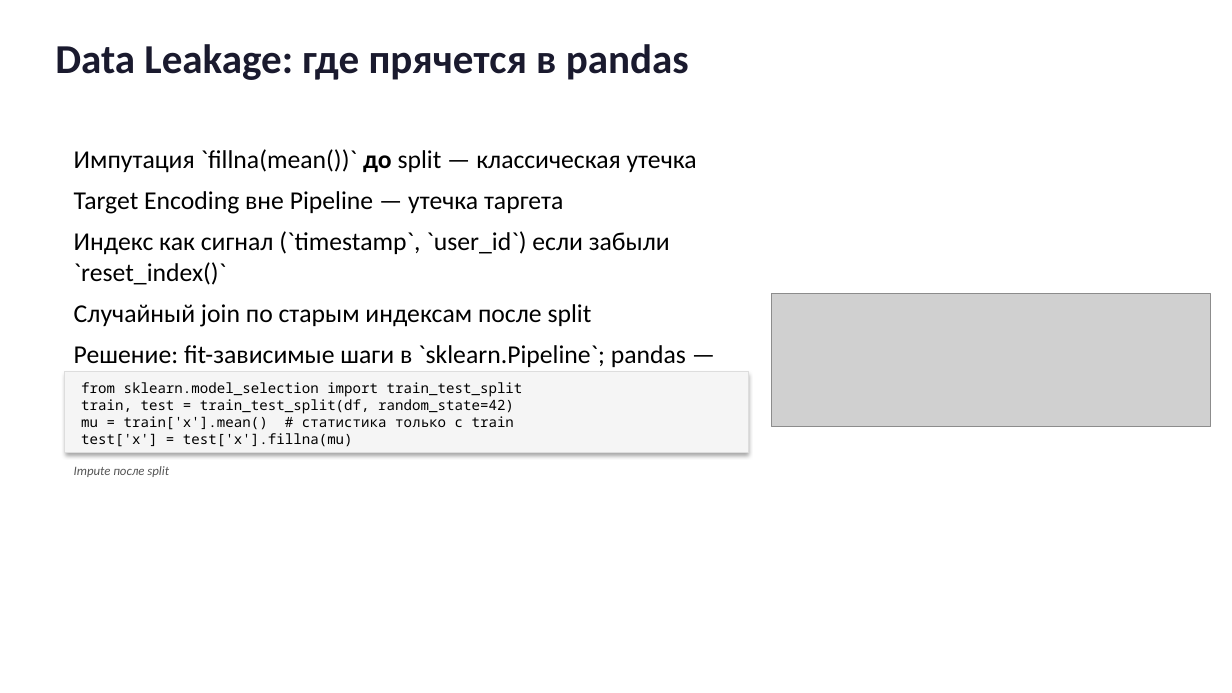
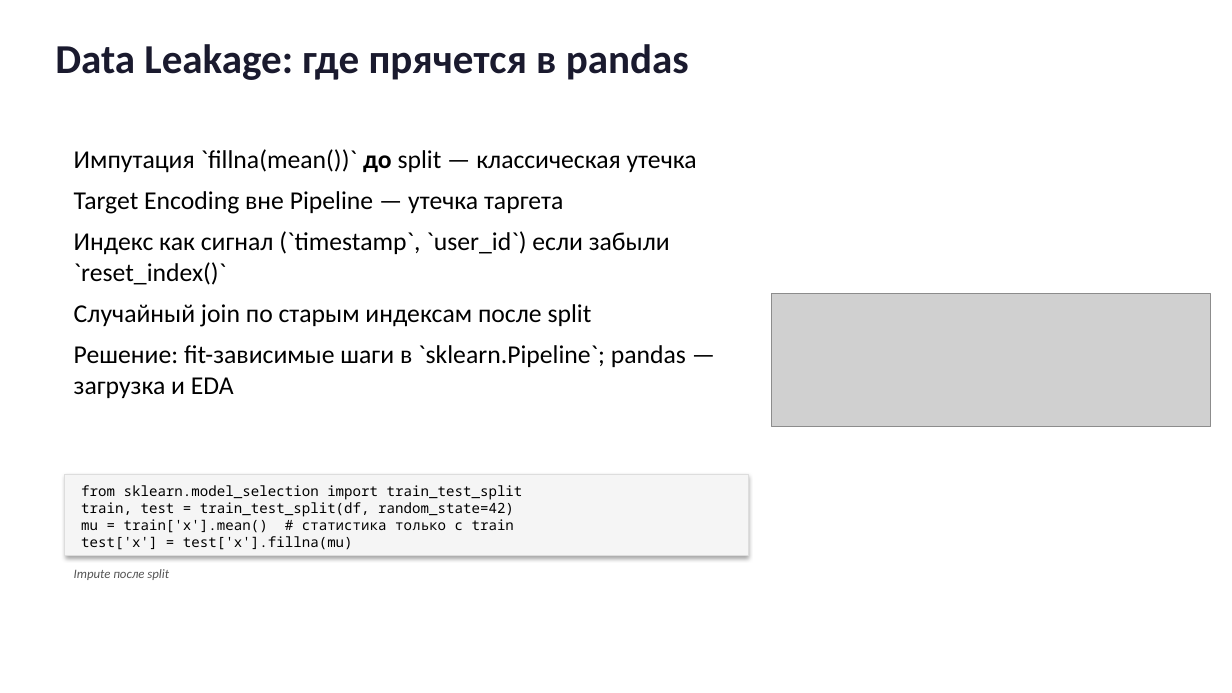
Before and after one commit to gurovic/ml-lessons, a slide deck: slide 21 of lessons/pandas/presentation.pptx. Drawn at 1232x693 pixels with LibreOffice and Linux fonts; fonts in the diff are those of the drawing; grey boxes stand for pictures. Boxes give left, top, right and bottom in pixels: in the first picture for what was removed or moved away, otherwise in the second. Text is boxed around its words. In the diff, an @@ line names an element or a change of style, - is before the commit and + after.

```diff
--- a/lessons/pandas/presentation.pptx
+++ b/lessons/pandas/presentation.pptx
@@ text "Импутация `fillna(mean())` до split — ..." rewrapped from (x1=74, y1=149, x2=697, y2=367) to (x1=74, y1=149, x2=697, y2=398) @@
@@ rectangle moved from (x1=65, y1=372, x2=749, y2=453) to (x1=65, y1=474, x2=749, y2=555) @@
@@ text "from sklearn.model_selection import train_test_split" moved from (x1=81, y1=382, x2=523, y2=447) to (x1=81, y1=485, x2=523, y2=550) @@
@@ text "Impute после split" moved from (x1=74, y1=466, x2=169, y2=477) to (x1=74, y1=569, x2=169, y2=580) @@
```
Also in this commit, not shown: 22 other slides changed, 19 other files.
